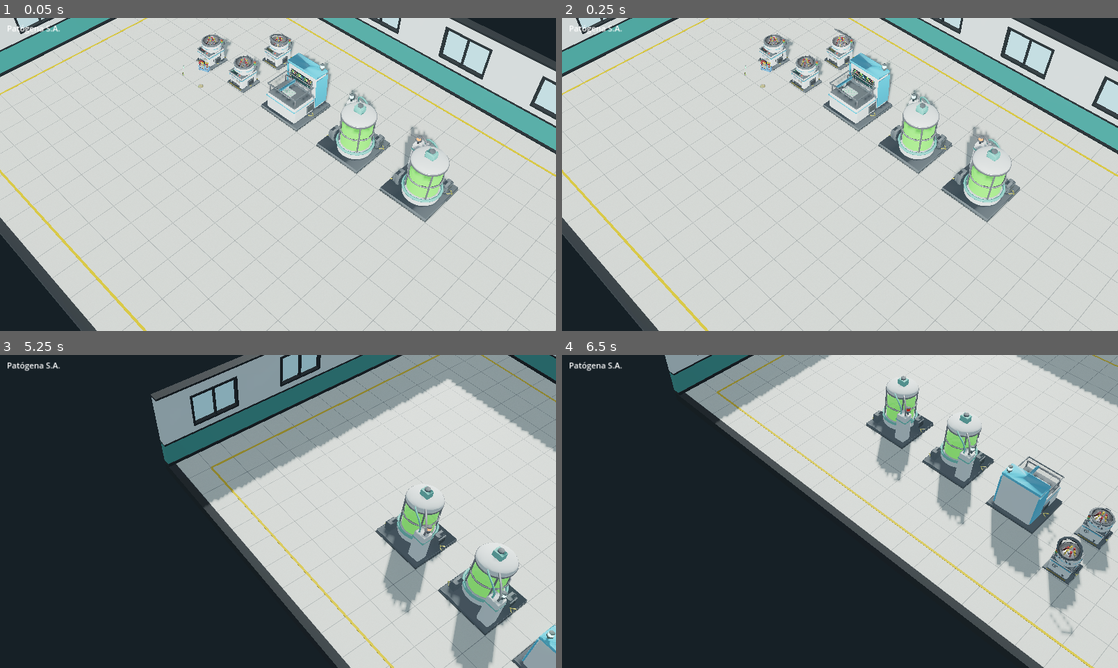
Above: before the commit, frames 1-4 (two rows, left to right).
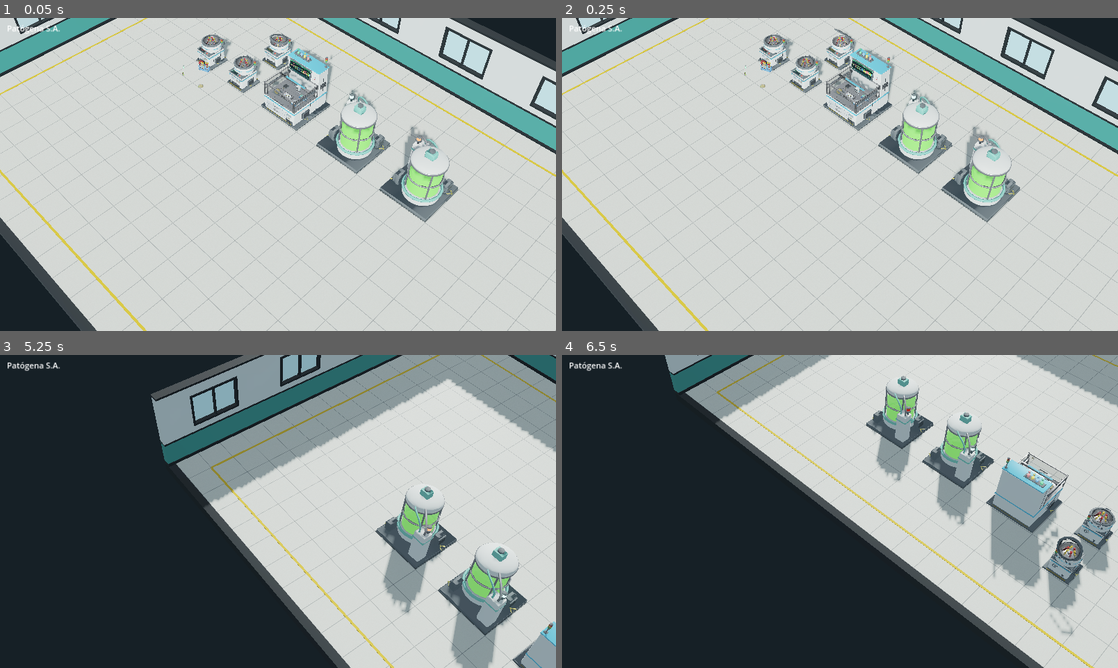
Above: after the commit, the same moments.

Repository: kutedo2001/Patogena
Game: Godot game, scene res://escenas/principal.tscn
Same seed, same stepped clock (60 frames per second), same inputs: the game is played once before the commit and once after it.
Inputs (mouse positions are in pixels of both pictures, inside the frame that each line leads up to):
- Up to frame 1 (0.05 s): no input
- Up to frame 2 (0.25 s): no input
- Up to frame 3 (5.25 s): tap Enter at 0.5, 3.5 s; move the mouse to (400, 495) at 0.52 s; hold Right (ui_right) 0.53-1.25 s; tap Q every 1.5 s from 0.6 to 5.1 s; click (400, 495) at 0.67 s; drag from (166, 527) to (250, 574) at 1.27 s; tap Space at 2, 5 s; move the mouse to (333, 442) at 2.02 s; hold Right (ui_right) 2.03-2.75 s; drag from (250, 574) to (111, 464) at 2.77 s; move the mouse to (444, 558) at 3.52 s; hold Left (ui_left) 3.53-4.25 s; drag from (111, 464) to (194, 433) at 4.27 s; move the mouse to (305, 511) at 5.02 s; hold Down (ui_down) from 5.03 s (still down); click (305, 511) at 5.17 s
- Up to frame 4 (6.5 s): release Down (ui_down) at 5.75 s; drag from (756, 433) to (728, 527) at 5.77 s

The runs differ from the first frame. In frame 1, 1.5% of the frame differs, in the area x 46-60%, y 9-37%; in frame 2, 1.5%; in frame 3, 0.3%; in frame 4, 1.4%.

Commit message:
arte: secuenciador detallado con pórtico de pipetas animado y mesa de trabajo (P3.4d)
Co-Authored-By: Claude Opus 5.5 <noreply@anthropic.com>
Claude-Session: https://claude.ai/code/session_01FTH4Ncez4QxregiZRWV3gW

Diff:
--- a/scripts/maquina.gd
+++ b/scripts/maquina.gd
@@ -30,6 +30,11 @@
 var _mat_baliza: StandardMaterial3D
 var _torre := {}            # Estado -> material de su lente (torre de luces de 3 colores)
 var _tapa: Node3D
+var _puente: Node3D
+var _carro: Node3D
+var _pipeta: Node3D
+var _pipeta_y0 := 0.0
+var _estaciones: Array[Vector3] = []
 var _tapa_ang := 0.0
 var _mat_pantalla: StandardMaterial3D
 var _ui: PantallaMaquina
@@ -60,6 +65,16 @@
 			m.emission_enabled = true
 			_torre[par[0]] = m
 	_tapa = _buscar("tapa")
+	_puente = _buscar("puente")
+	_carro = _buscar("carro")
+	_pipeta = _buscar("pipeta")
+	if _pipeta:
+		_pipeta_y0 = _pipeta.position.y
+	for i in 8:
+		var e := _buscar("estacion_%d" % i)
+		if e == null:
+			break
+		_estaciones.append(e.position)
 	_montar_pantalla(_buscar("pantalla") as MeshInstance3D)
 	_t = randf() * 10.0
 
@@ -128,6 +143,8 @@
 		_ui.estado = estado
 		_ui.progreso = _progreso
 		_ui.velocidad = _vel_giro
+	if _puente and _carro and _estaciones.size() >= 2:
+		_mover_portico(dt, trabaja)
 	if _tapa:
 		# la tapa se abre cuando la máquina espera material (se ve el rotor vacío esperando)
 		var objetivo := deg_to_rad(68.0) if estado == Estado.SIN_MATERIAL else 0.0
@@ -158,3 +175,27 @@
 		_mat_baliza.albedo_color = c
 		_mat_baliza.emission = c
 		_mat_baliza.emission_energy_multiplier = brillo
+
+## Pórtico cartesiano: recorre las estaciones (coger, dispensar, dejar) con bajadas
+## de la pipeta, sincronizado con el progreso de la pieza.
+func _mover_portico(dt: float, trabaja: bool) -> void:
+	var n := _estaciones.size()
+	var destino: Vector3
+	var bajada := 0.0
+	if trabaja:
+		var tramo := _progreso * n            # n tramos: ir a la estación i y bajar
+		var i := int(tramo) % n
+		var u := tramo - floorf(tramo)
+		var desde: Vector3 = _estaciones[(i - 1 + n) % n]
+		var hasta: Vector3 = _estaciones[i]
+		var mov := smoothstep(0.0, 0.6, u)
+		destino = desde.lerp(hasta, mov)
+		if u > 0.62:
+			bajada = sin((u - 0.62) / 0.38 * PI)
+	else:
+		destino = _estaciones[0].lerp(_estaciones[n - 1], 0.5)
+	var k := 1.0 - exp(-14.0 * dt)
+	_puente.position.z = lerpf(_puente.position.z, destino.z, k)
+	_carro.position.x = lerpf(_carro.position.x, destino.x, k)
+	if _pipeta:
+		_pipeta.position.y = lerpf(_pipeta.position.y, _pipeta_y0 - 0.12 * bajada, 1.0 - exp(-20.0 * dt))
Binary file changed: assets/modelos/maquinas/secuenciador.glb
Binary file added: assets/modelos/maquinas/secuenciador_aviso_biorriesgo.png
Not shown, added: assets/modelos/maquinas/secuenciador_aviso_biorriesgo.png.import
Binary file added: assets/modelos/maquinas/secuenciador_franja_peligro.png
Not shown, added: assets/modelos/maquinas/secuenciador_franja_peligro.png.import
Binary file added: assets/modelos/maquinas/secuenciador_placa_logo.png
Not shown, added: assets/modelos/maquinas/secuenciador_placa_logo.png.import
Binary file added: docs/capturas/p34d_animacion.gif
Binary file added: docs/capturas/p34d_lamina.jpg
Binary file added: docs/capturas/p34d_s_cerca.jpg
Binary file added: docs/capturas/p34d_s_lado.jpg
Binary file added: docs/capturas/p34d_s_macro.jpg
(and 1 more such lines)
